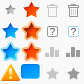
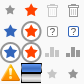
Two versions of the same layered image (84 x 84). Layer-by-layer changes:
renamed "Star" to "Star Old", hid it, blend normal → dissolve, painted on it over box(23, 1, 40, 18)
added layer "Star (Clear)" (3rd of 8, in "star-full") (dissolve) in group "star-full" over box(3, 24, 18, 38)
renamed "Star" to "Star Old", hid it over box(2, 22, 19, 39)
added layer "Circle Back" (1st of 3, in "star-new-down") in group "star-new-down" over box(21, 21, 42, 42)
renamed "Star" to "Star Old", hid it over box(23, 22, 40, 39)
added layer "Star (Clear)" (5th of 8, in "star-full-hover") (dissolve) in group "star-full-hover" over box(3, 45, 18, 59)
added layer "Circle Back" (2nd of 3, in "star-full-hover") in group "star-full-hover" over box(0, 42, 21, 63)
renamed "Star" to "Star (Old)", hid it over box(2, 43, 19, 60)
added layer "Circle Back" (3rd of 3, in "star-new-hover") in group "star-new-hover" over box(21, 42, 42, 63)
renamed "Star" to "Star Old", hid it over box(23, 43, 40, 60)
added group "Segments" with 10 layers above "Segments (Old)" over box(21, 63, 42, 84)
added group "segment-empty" (1st of 2, in "Segments") with 3 layers in group "Segments" over box(21, 73, 41, 84)
added layer "Top and Bottom" (1st of 2, in "Segments" › "segment-empty") in group "segment-empty" over box(21, 73, 41, 83)
added layer "Shape 4" (1st of 2, in "Segments" › "segment-empty") in group "segment-empty" over box(21, 73, 41, 84)
added group "segment-full" (1st of 2, in "Segments") with 3 layers in group "Segments" over box(21, 63, 41, 74)
added layer "Top and Bottom" (2nd of 2, in "Segments" › "segment-full") in group "segment-full" over box(21, 63, 41, 73)
added layer "Shape 4" (2nd of 2, in "Segments" › "segment-full") in group "segment-full" over box(21, 63, 41, 74)
moved "segment-full" (2nd of 2, in "Segments (Old)") into group "Segments (Old)" over box(21, 64, 40, 79)
…and 10 more changes (6 added, 1 stack, 3 visibility)
